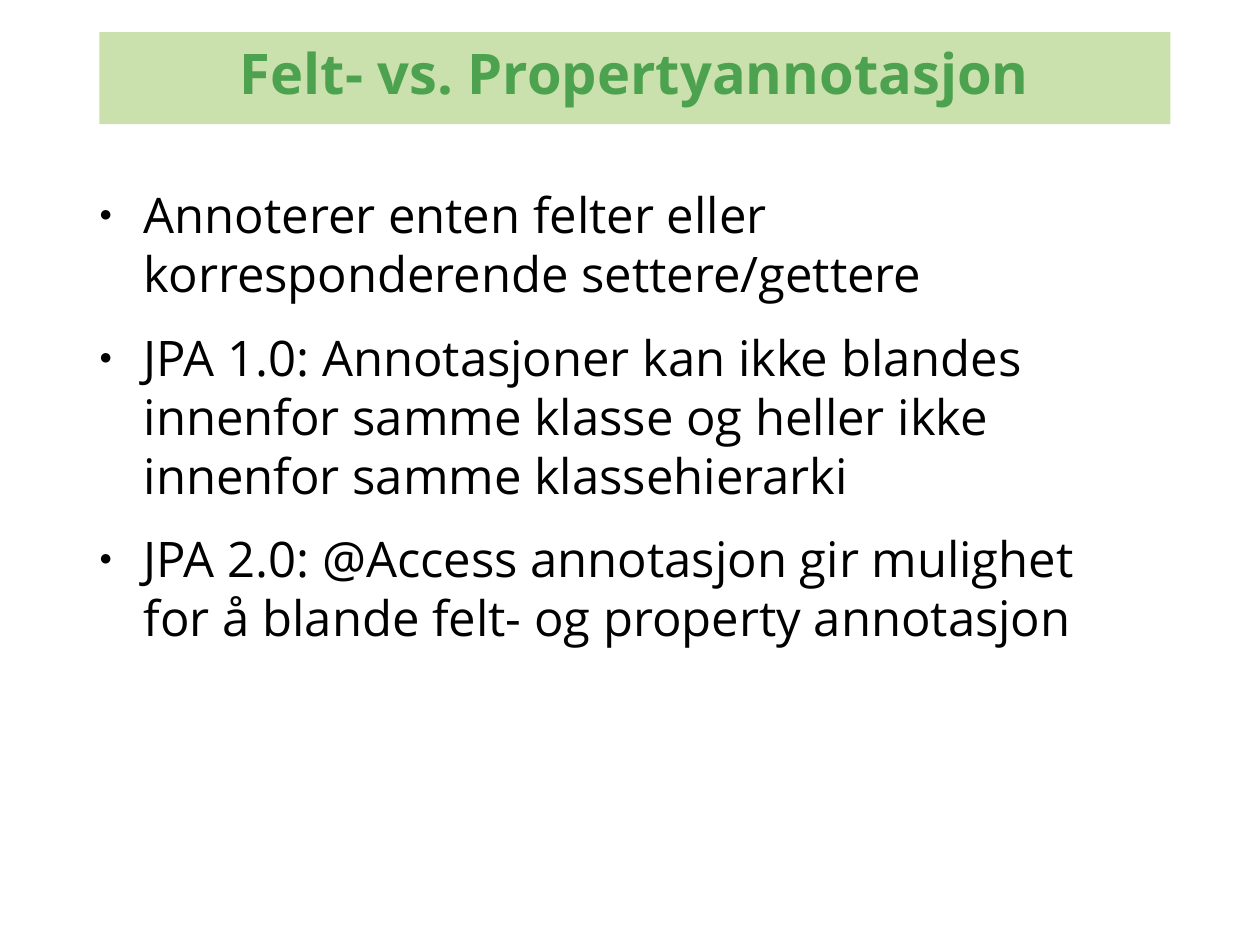
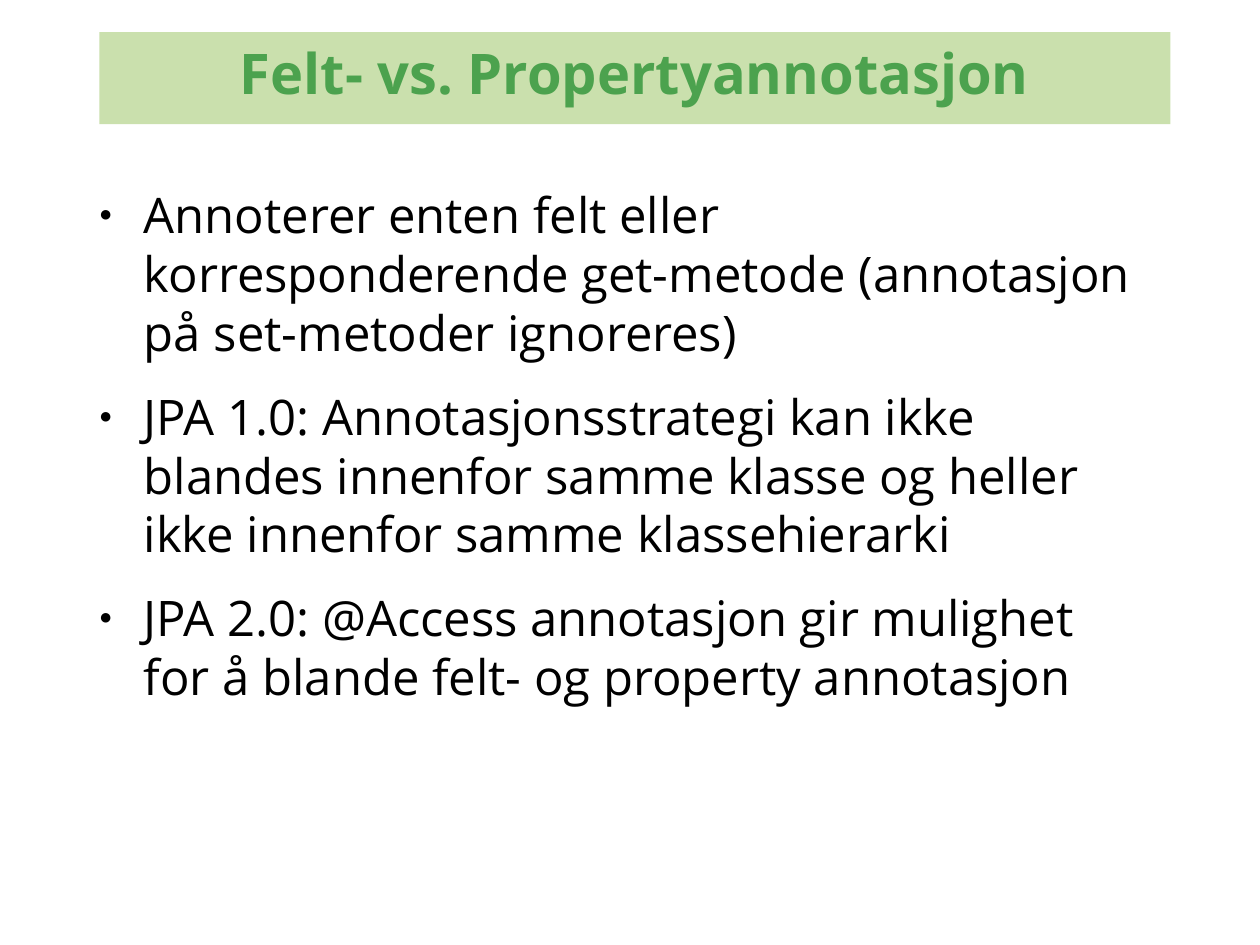
Before and after one commit to kenglxn/seam-maven-refimpl, a slide deck: slide 4 of sandbox/loo/jpa-continued/jpa-continued.odp (slide 9 before the commit). Drawn at 1260x945 pixels with LibreOffice and Linux fonts; fonts in the diff are those of the drawing; background and template pictures are left out. Boxes give left, top, right and bottom in pixels: in the first picture for what was removed or moved away, otherwise in the second. Text is boxed around its words. In the diff, an @@ line names an element or a change of style, - is before the commit and + after.

```diff
--- a/sandbox/loo/jpa-continued/jpa-continued.odp
+++ b/sandbox/loo/jpa-continued/jpa-continued.odp
@@ text at [144, 195, 1130, 553]: text changed @@
-● Annoterer enten felter eller korresponderende settere/gettere
-● JPA 1.0: Annotasjoner kan ikke blandes innenfor samme klasse og heller ikke innenfor samme klassehierarki
+● Annoterer enten felt eller korresponderende get-metode (annotasjon på set-metoder ignoreres)
+● JPA 1.0: Annotasjonsstrategi kan ikke blandes innenfor samme klasse og heller ikke innenfor samme klassehierarki
```
Also in this commit, not shown: 16 other slides changed, 2 slides added, 24 slides removed, 1 other file.
